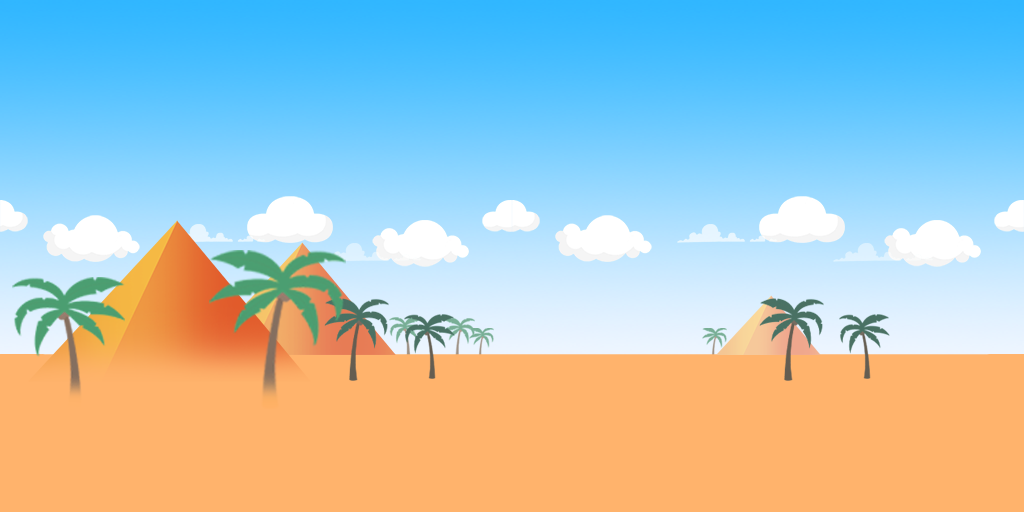
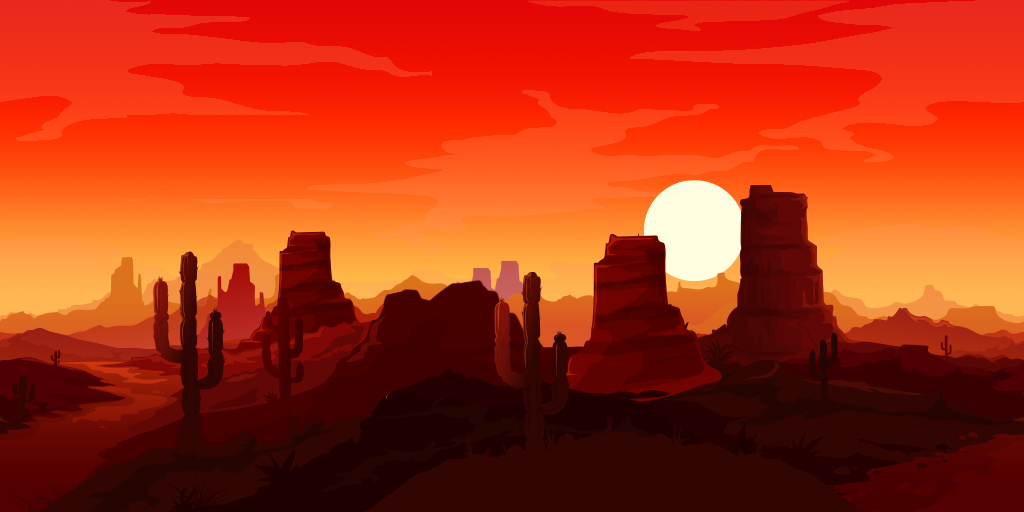
Revision of a layered 1024x512 image; what changed, layer by layer:
added layer "Layer 7" above "Layer 6" over <box>362,409,866,512</box>
painted on "Layer 6" over <box>0,271,1024,512</box>
showed "Layer 5", painted on it over <box>0,0,1024,512</box>
removed group "Cloud copy" (7 layers) over <box>512,196,1024,267</box>
removed layer "Layer 4 copy" (1st of 2, in "Cloud copy") (was 46%) from group "Cloud copy" over <box>833,243,933,262</box>
"Layer 4": opacity 67% → 100%, moved it out of group "Cloud copy", painted on it over <box>677,224,777,243</box>
moved "Layer 3" out of group "Cloud copy", painted on it over <box>643,180,845,281</box>
removed layer "Layer 2 copy" (1st of 2, in "Cloud copy") from group "Cloud copy" over <box>884,220,981,267</box>
removed layer "Layer 2" (1st of 2, in "Cloud copy") from group "Cloud copy" over <box>555,215,652,262</box>
removed group "Cloud" (7 layers) over <box>0,196,512,267</box>
removed layer "Layer 3" (2nd of 2, in "Cloud") from group "Cloud" over <box>247,196,333,243</box>
removed layer "Layer 2 copy" (2nd of 2, in "Cloud") from group "Cloud" over <box>372,220,469,267</box>
removed layer "Layer 2" (2nd of 2, in "Cloud") from group "Cloud" over <box>43,215,140,262</box>
renamed "Layer 12 copy" to "Layer 3 copy 19", opacity 100% → 25%, moved it above "Layer 1", painted on it over <box>0,0,1024,409</box>
removed layer "Layer 12" over <box>12,277,125,408</box>
removed layer "Layer 13" over <box>84,338,512,467</box>
removed layer "Layer 11 copy 5" over <box>759,298,890,381</box>
removed layer "Layer 11" over <box>324,298,455,381</box>
removed layer "Layer 9" over <box>0,303,512,503</box>
removed layer "Layer 8" over <box>27,220,312,382</box>
removed layer "Layer 8 copy 2" over <box>716,295,821,355</box>
removed layer "Layer 8 copy" over <box>198,242,396,355</box>
painted on "Layer 1" over <box>0,0,1024,512</box>
hid "Background" over <box>0,0,1024,512</box>
…and 10 more changes (10 removed)
